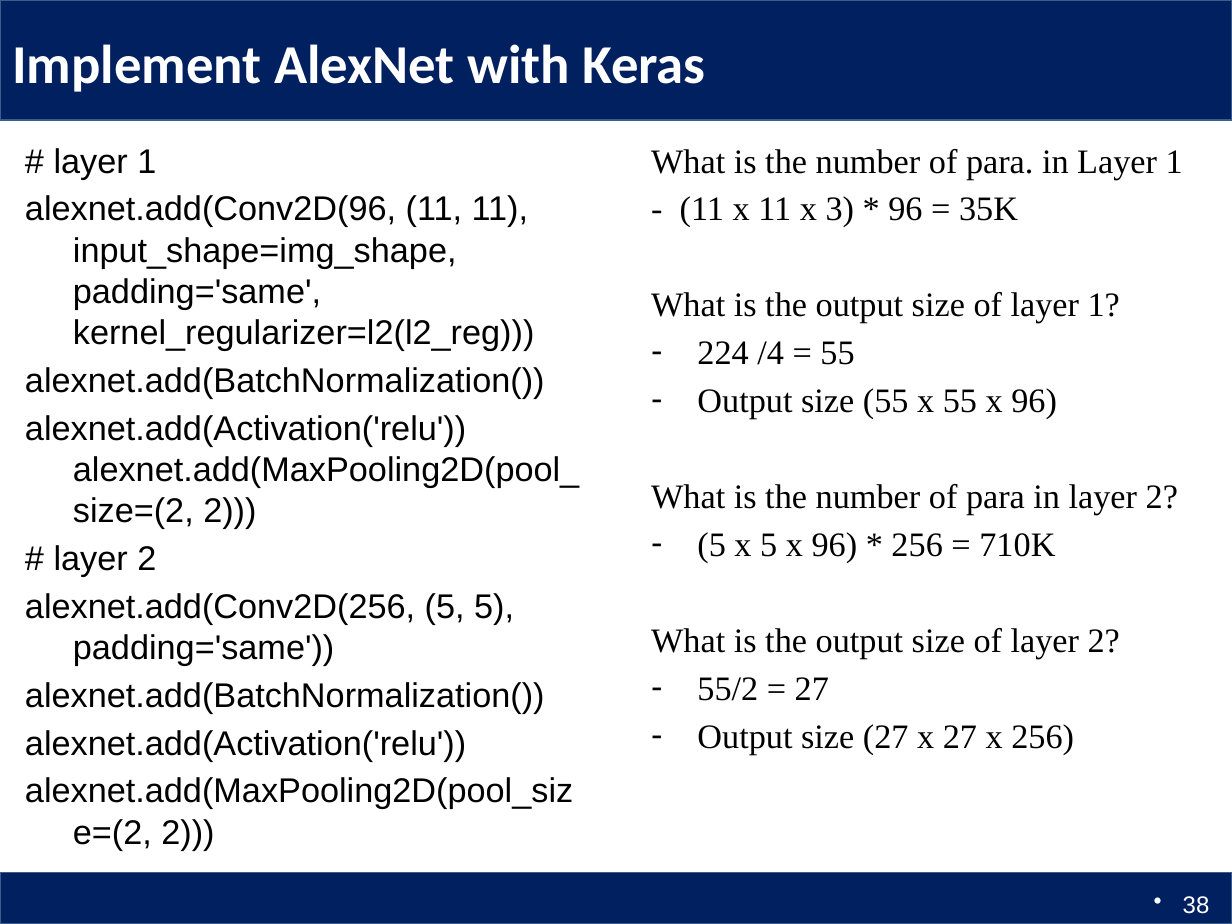
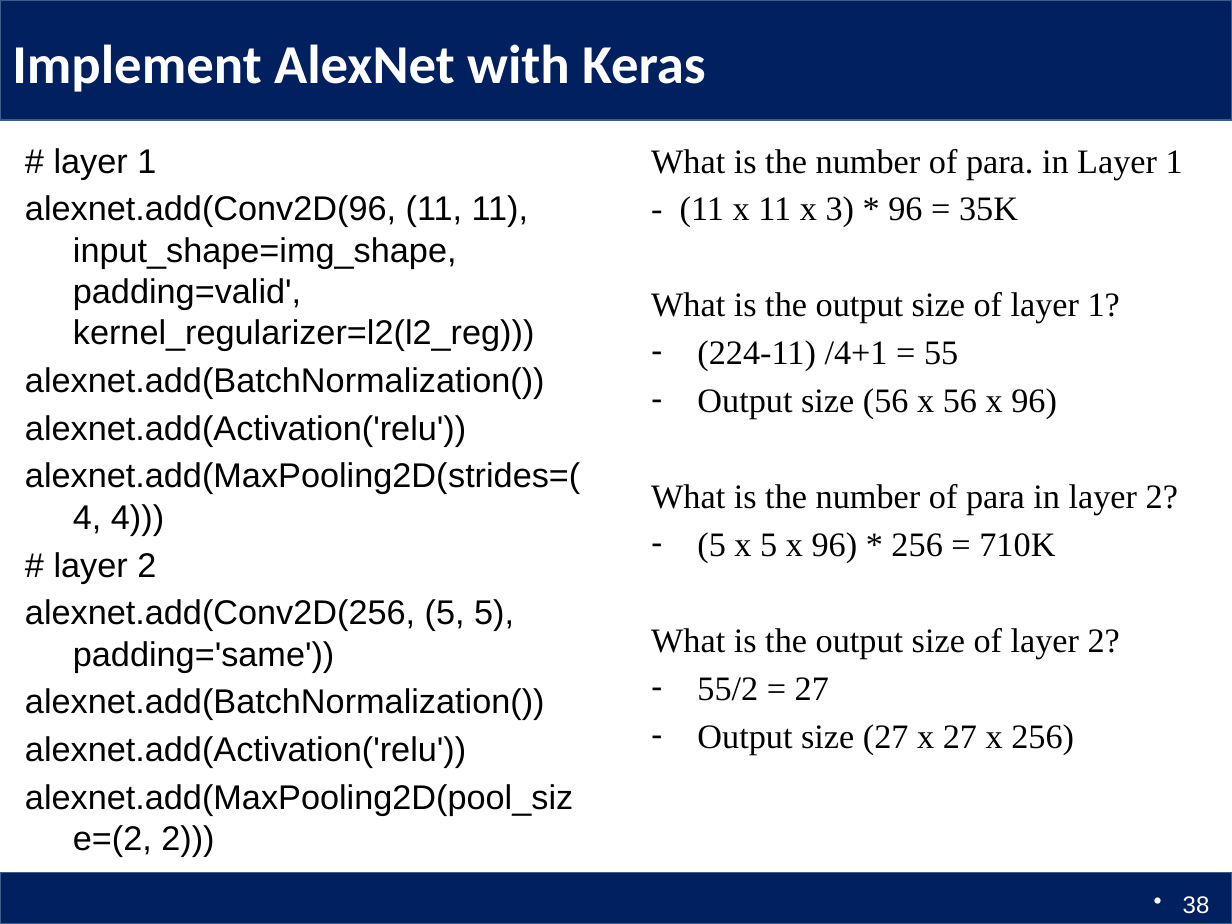
Before and after one commit to Columbia6894/Columbia6894.github.io, a slide deck: slide 38 of lecture/lecture5_llcao.pptx. Drawn at 1232x924 pixels with LibreOffice and Linux fonts; fonts in the diff are those of the drawing. Boxes give left, top, right and bottom in pixels: in the first picture for what was removed or moved away, otherwise in the second. Text is boxed around its words. In the diff, an @@ line names an element or a change of style, - is before the commit and + after.

```diff
--- a/lecture/lecture5_llcao.pptx
+++ b/lecture/lecture5_llcao.pptx
@@ text at [25,195,535,350]: text changed @@
-alexnet.add(Conv2D(96, (11, 11), input_shape=img_shape, padding='same', kernel_regularizer=l2(l2_reg)))
+alexnet.add(Conv2D(96, (11, 11), input_shape=img_shape, padding=valid', kernel_regularizer=l2(l2_reg)))
@@ text at [697,340,1057,419]: text changed @@
-– 224 /4 = 55
-– Output size (55 x 55 x 96)
+– (224-11) /4+1 = 55
+– Output size (56 x 56 x 96)
@@ text at [25,415,580,535]: text changed @@
-alexnet.add(Activation('relu')) alexnet.add(MaxPooling2D(pool_size=(2, 2)))
+alexnet.add(Activation('relu'))
+alexnet.add(MaxPooling2D(strides=(4, 4)))
```
Also in this commit, not shown: 1 other slide changed, 2 other files.
